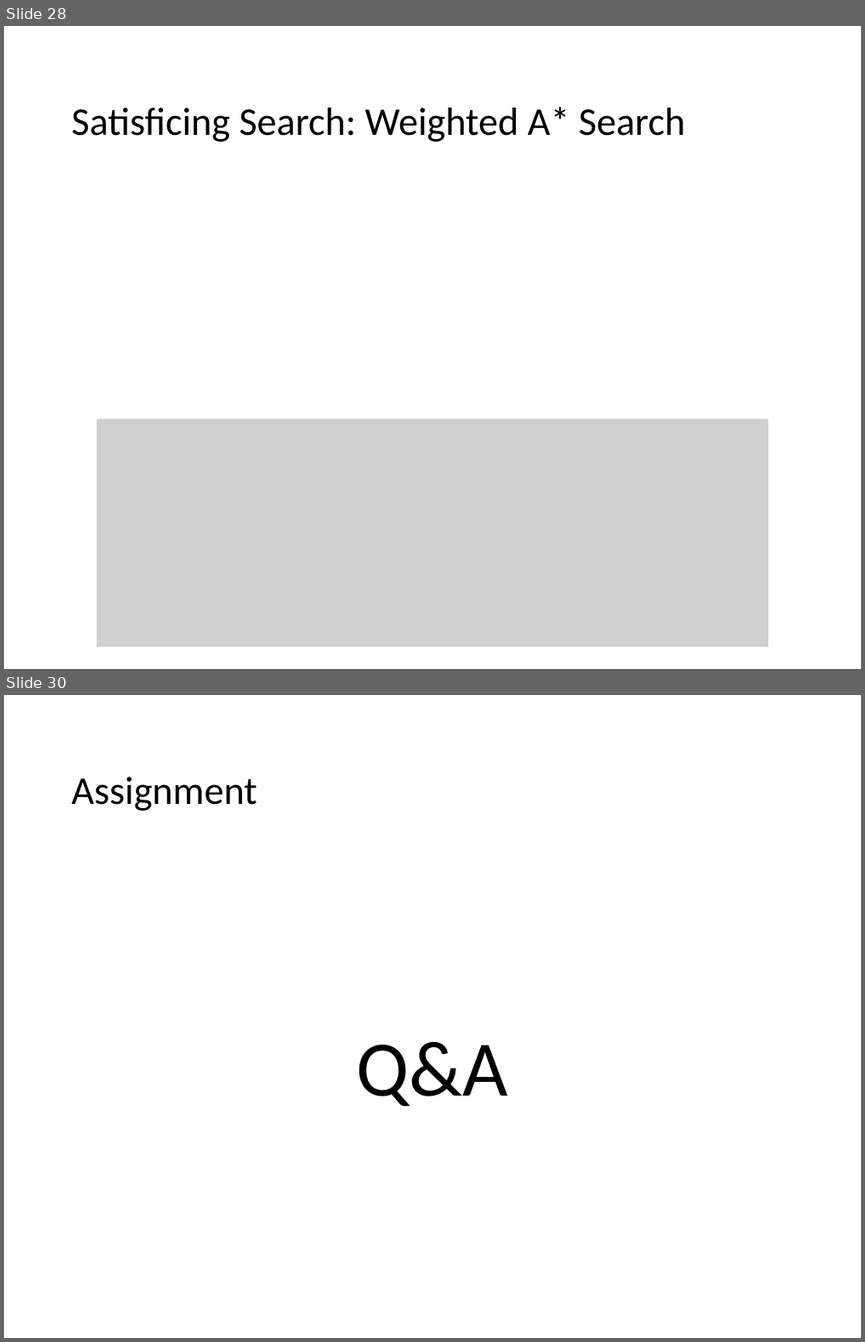
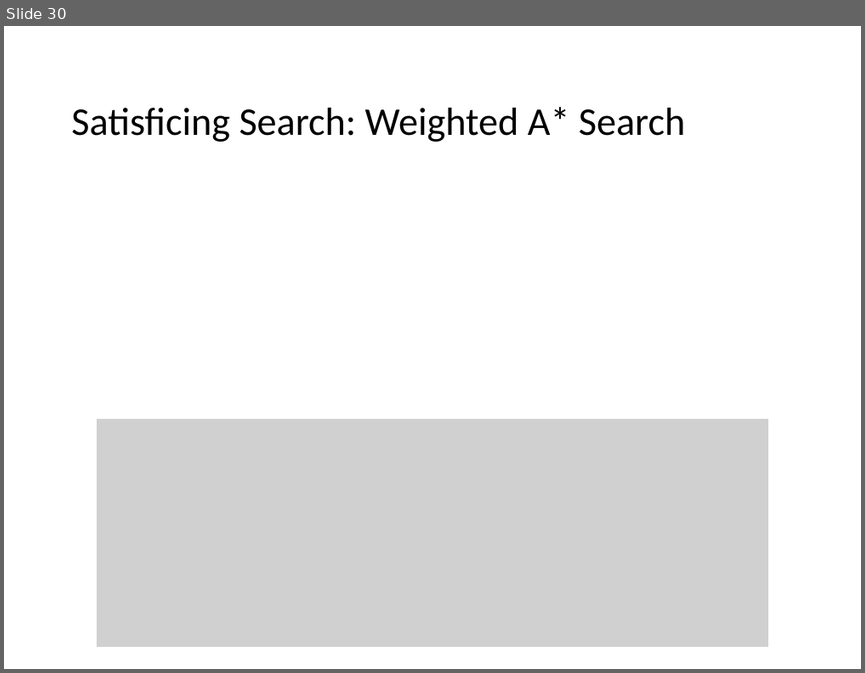
Before and after one commit to mhahsler/CS7320-AI, a slide deck: slides/03_search_discussion.pptx. Shown one above the other, each under a label of ours: slides 28 and 30 before the commit, slide 30 after it; the slides between them are not shown. The pictures are 865x1342 and 865x673 pixels, drawn with LibreOffice and Linux fonts; fonts in the diff are those of the drawing; grey boxes stand for pictures. Boxes give left, top, right and bottom in pixels: in the first picture for what was removed or moved away, otherwise in the second. Text is boxed around its words. In the diff, an @@ line names an element or a change of style, - is before the commit and + after.

Commit message:
added when we talk about assignments.

```diff
--- a/slides/03_search_discussion.pptx
+++ b/slides/03_search_discussion.pptx
@@ slide 30 removed at box(4, 695, 861, 1338), background #FFFFFF @@
@@ title removed at box(71, 777, 256, 811) @@
-Assignment
@@ text removed at box(357, 1042, 508, 1106) @@
-Q&A
@@ what was slide 28 is now slide 30 @@
```
Also in this commit, not shown: 10 slides changed, 6 slides added, 3 other slides removed, 1 other file.
